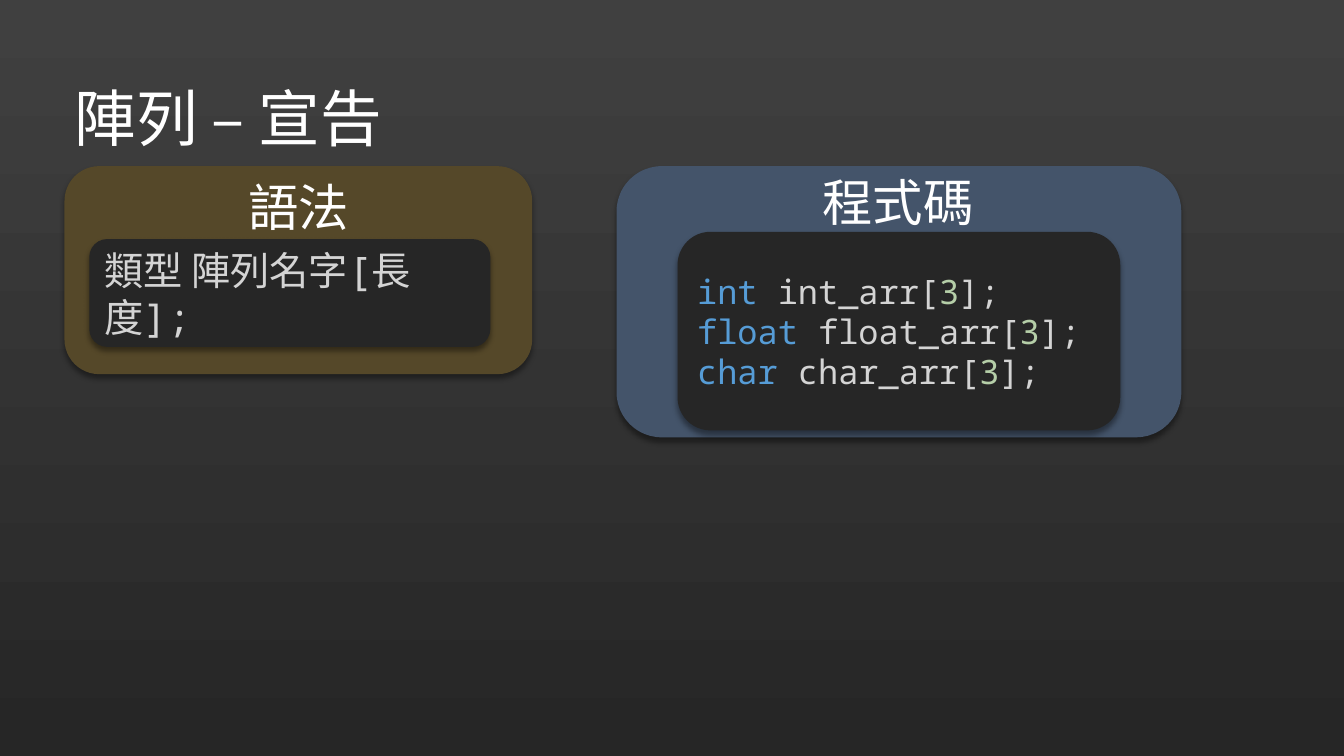
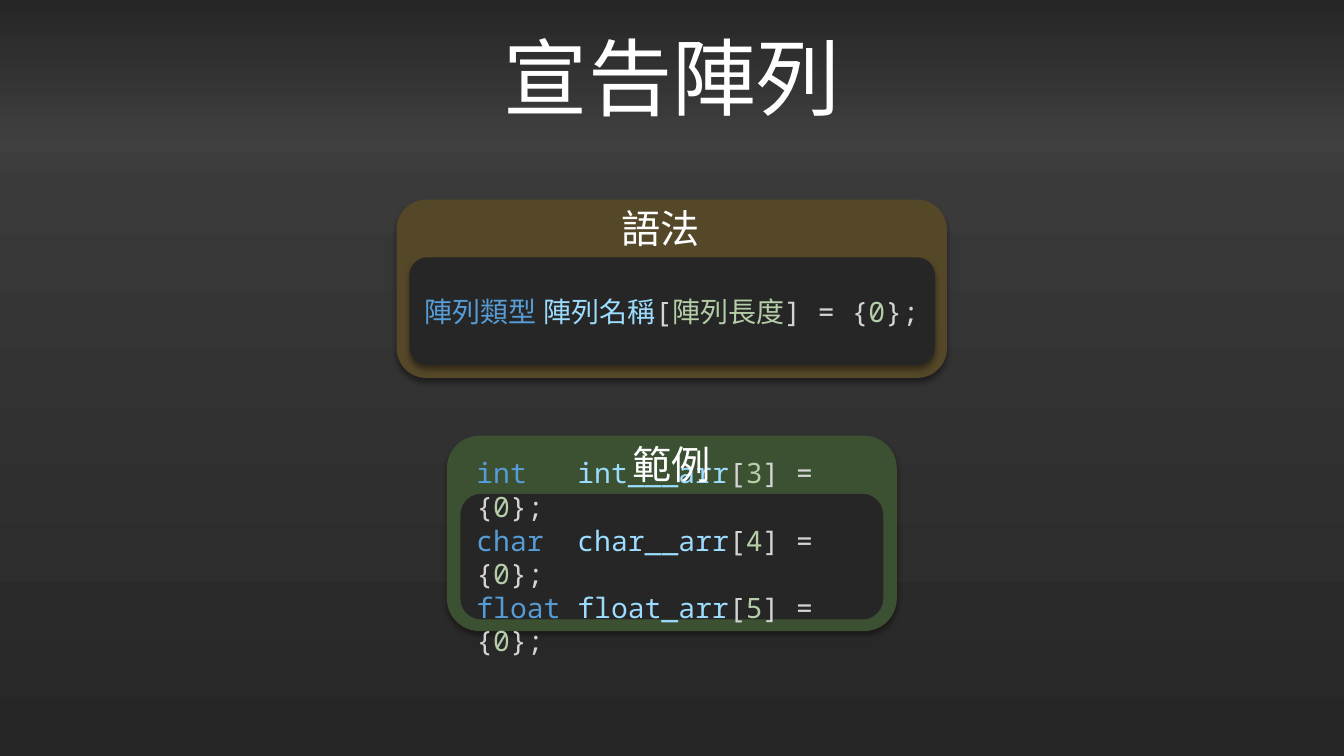
Before and after one commit to liuutin9/liuutin9.github.io, a slide deck: slide 111 of Shared-Files/電機營C語言Day2.pptx (slide 108 before the commit). Drawn at 1344x756 pixels with LibreOffice and Linux fonts; fonts in the diff are those of the drawing. Boxes give left, top, right and bottom in pixels: in the first picture for what was removed or moved away, otherwise in the second. Text is boxed around its words. In the diff, an @@ line names an element or a change of style, - is before the commit and + after.

```diff
--- a/Shared-Files/電機營C語言Day2.pptx
+++ b/Shared-Files/電機營C語言Day2.pptx
@@ text added at [504, 38, 840, 117], 60 pt, text #FFFFFF @@
+宣告陣列
@@ title removed at [75, 89, 382, 147] @@
-陣列 – 宣告
@@ rounded rectangle removed at [617, 166, 1182, 438] @@
@@ text removed at [822, 179, 973, 234] @@
-程式碼
@@ rounded rectangle: place and size @@
-rounded rectangle at [65, 166, 532, 374]
+rounded rectangle at [396, 200, 947, 378]
@@ text "語法": place and size @@
-text "語法" at [248, 183, 349, 230]
+text "語法" at [622, 210, 700, 246]
@@ text "語法" at [622, 210, 700, 246]: size 36 to 28 pt @@
@@ rounded rectangle removed at [678, 232, 1120, 431] @@
-int int_arr[3];
-float float_arr[3];
-char char_arr[3];
@@ rounded rectangle "陣列類型 陣列名稱[陣列長度] = {0};": place and size @@
-rounded rectangle "陣列類型 陣列名稱[陣列長度] = {0};" at [90, 239, 491, 347]
+rounded rectangle "陣列類型 陣列名稱[陣列長度] = {0};" at [409, 257, 936, 365]
@@ text in rounded rectangle at [425, 298, 919, 327]: text changed; size 28 to 20 pt; font Noto Sans Mono to Noto Sans CJK SC @@
-類型 陣列名字[長度];
+陣列類型 陣列名稱[陣列長度] = {0};
@@ rounded rectangle added at [447, 436, 896, 631], fill #3C5032 @@
@@ text added at [632, 446, 710, 488], 28 pt, text #FFFFFF @@
+範例
@@ rounded rectangle added at [461, 494, 884, 620], fill #262626, 20 pt, text #9CDCFE @@
+int int___arr[3] = {0};
+char char__arr[4] = {0};
+float float_arr[5] = {0};
```
Also in this commit, not shown: 1 other slide changed, 4 slides added, 1 slide removed.
